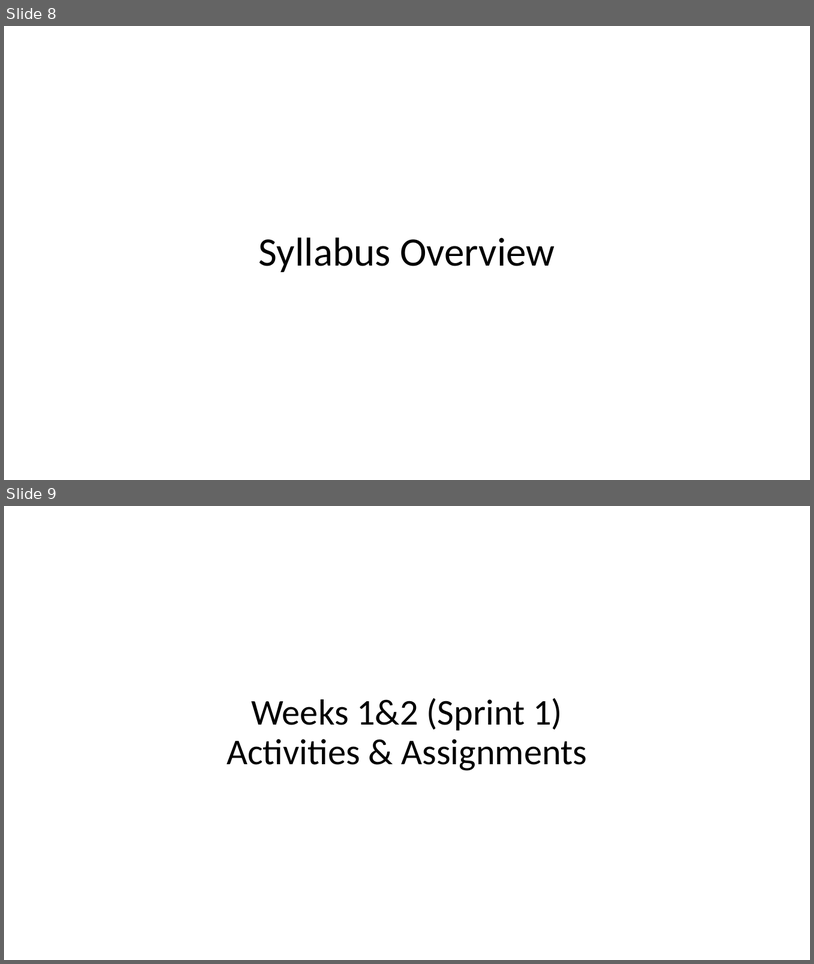
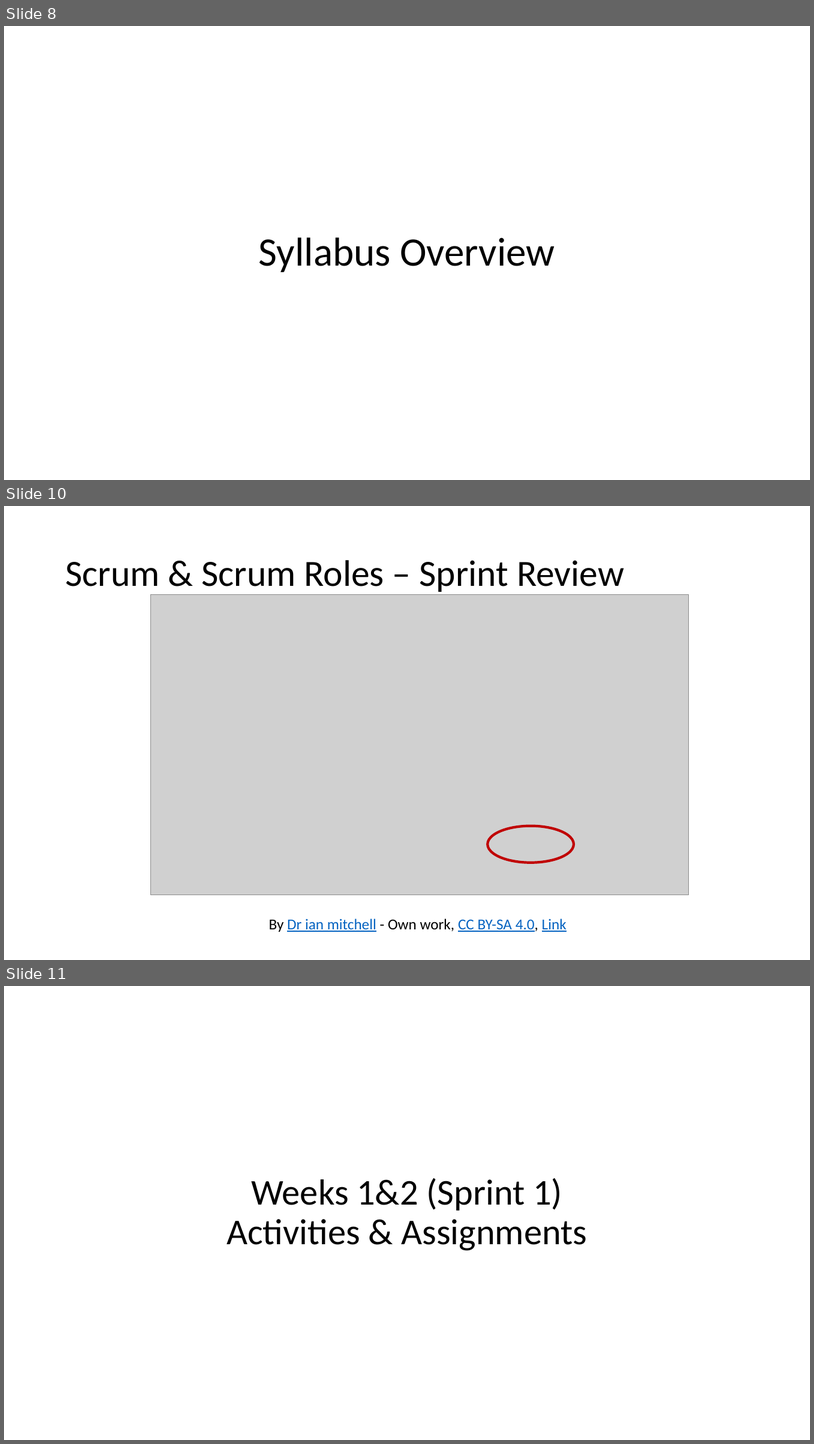
Before and after one commit to jamesbaptiste1/cpsc-24500-2019-01-spring-lt1, a slide deck: lecture-presentations/2019-01-15.pptx. Shown one above the other, each under a label of ours: slides 8 and 9 before the commit, slides 8, 10 and 11 after it; the slides between them are not shown. The pictures are 814x964 and 814x1444 pixels, drawn with LibreOffice and Linux fonts; fonts in the diff are those of the drawing; grey boxes stand for pictures. Boxes give left, top, right and bottom in pixels: in the first picture for what was removed or moved away, otherwise in the second. Text is boxed around its words. In the diff, an @@ line names an element or a change of style, - is before the commit and + after.

```diff
--- a/lecture-presentations/2019-01-15.pptx
+++ b/lecture-presentations/2019-01-15.pptx
@@ slide 10 added at (4, 506, 810, 960), background #FFFFFF @@
@@ title added at (65, 560, 624, 595), 44 pt, text #000000 @@
+Scrum & Scrum Roles – Sprint Review
@@ picture added at (151, 595, 689, 895) @@
@@ ellipse added at (488, 825, 575, 862), outline #C00000 3 pt @@
@@ text added at (269, 918, 567, 931), 18 pt, text #0563C1, underline @@
+By Dr ian mitchell - Own work, CC BY-SA 4.0, Link
@@ what was slide 9 is now slide 11 @@
```
Also in this commit, not shown: 3 slides changed, 19 slides removed.
